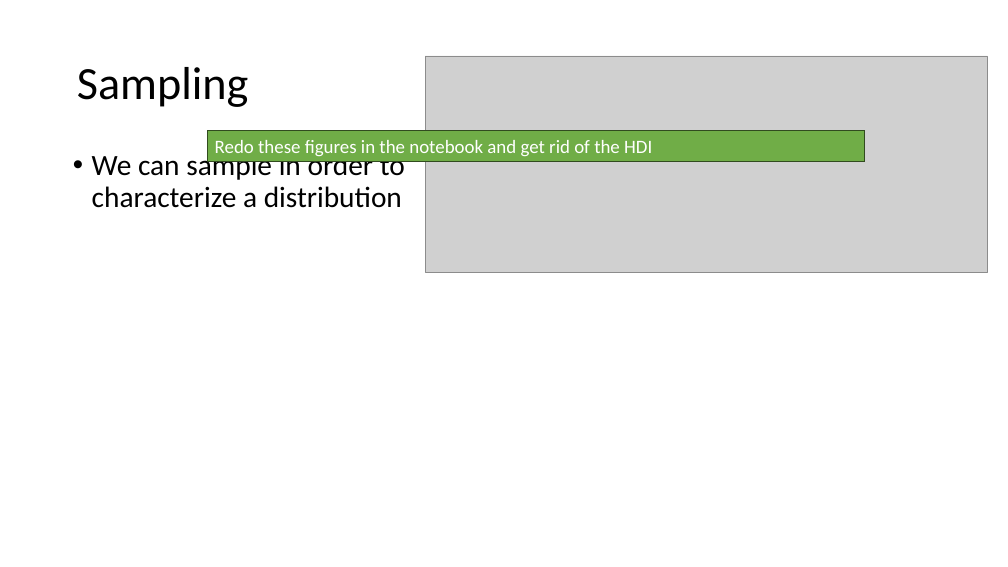
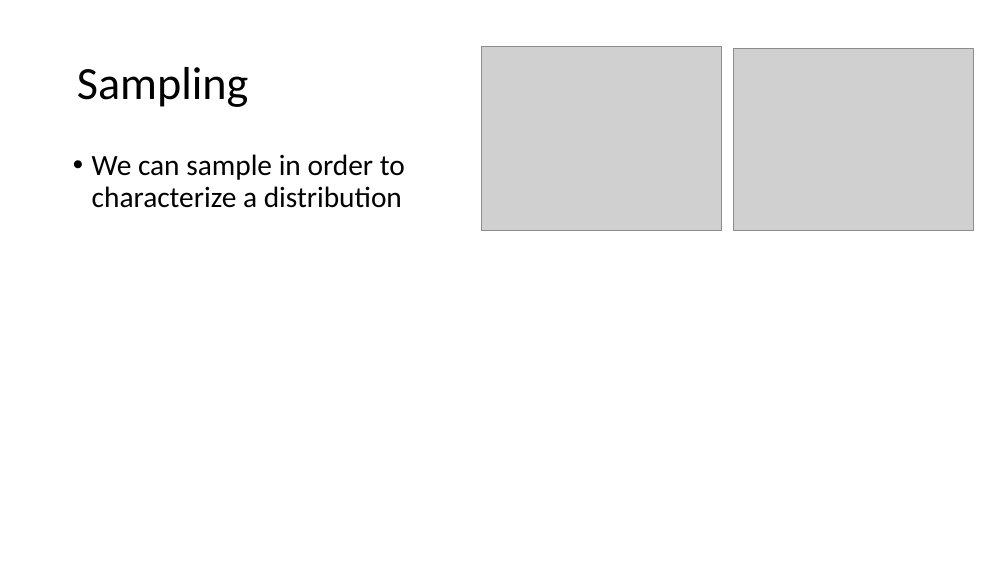
Before and after one commit to opherdonchin/StatisticalComputationAndAnalysis, a slide deck: slide 20 of Lectures/Lecture 3 PyMC and Sampling.pptx. Drawn at 1008x567 pixels with LibreOffice and Linux fonts; fonts in the diff are those of the drawing; grey boxes stand for pictures. Boxes give left, top, right and bottom in pixels: in the first picture for what was removed or moved away, otherwise in the second. Text is boxed around its words. In the diff, an @@ line names an element or a change of style, - is before the commit and + after.

```diff
--- a/Lectures/Lecture 3 PyMC and Sampling.pptx
+++ b/Lectures/Lecture 3 PyMC and Sampling.pptx
@@ picture removed at [425,56,988,272] @@
@@ picture added at [481,47,721,231] @@
@@ picture added at [734,48,974,231] @@
@@ rectangle removed at [207,131,864,161] @@
-Redo these figures in the notebook and get rid of the HDI
```
Also in this commit, not shown: 5 other slides changed, 7 slides added, 5 other files.
